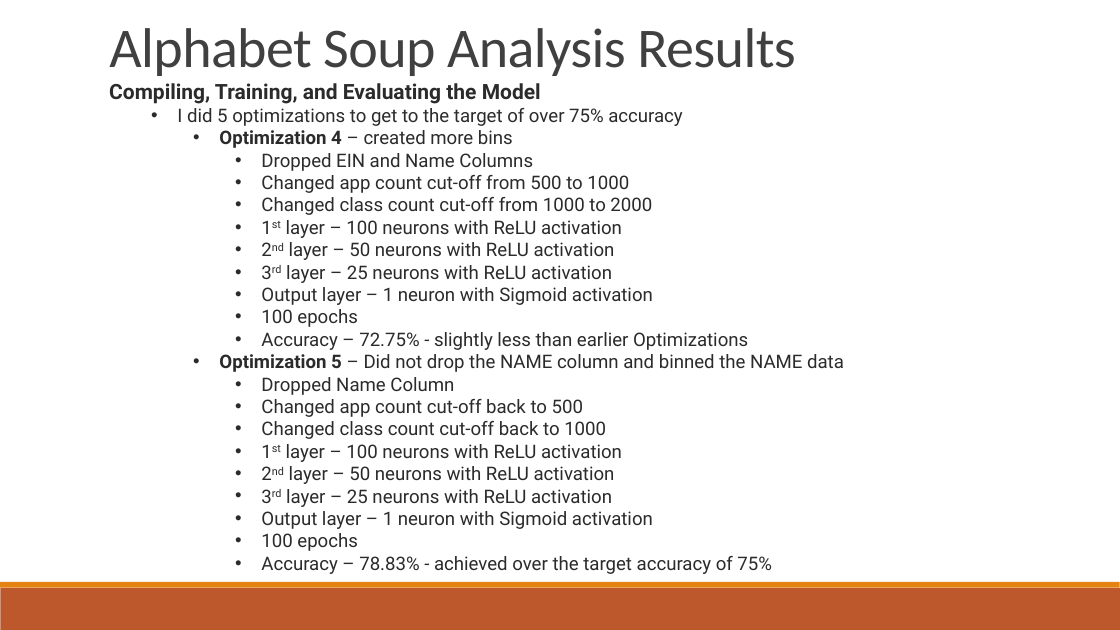
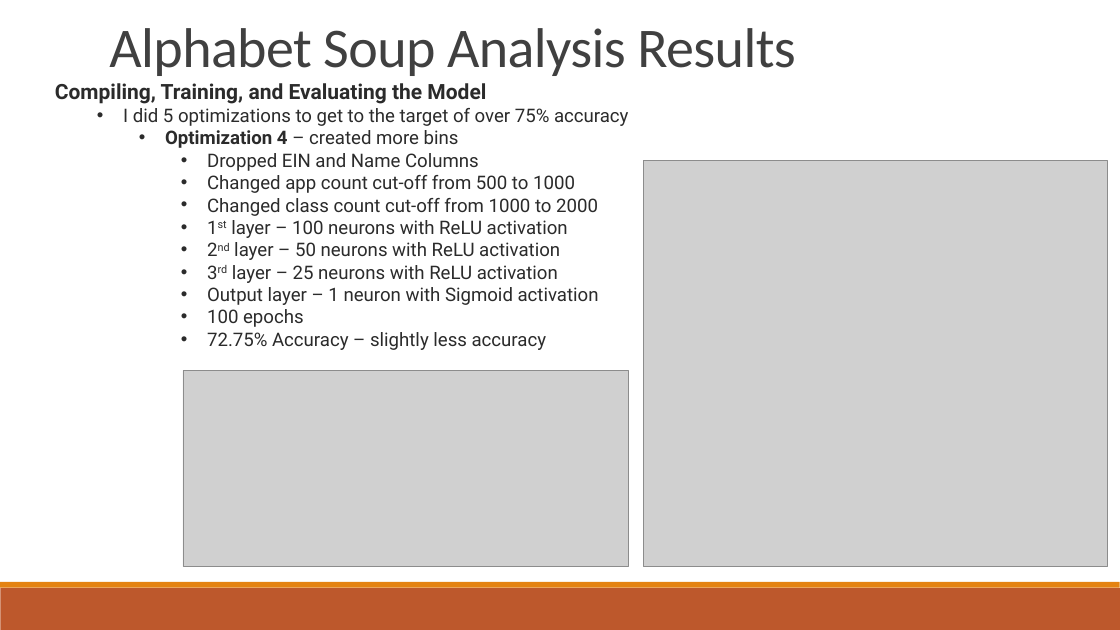
Before and after one commit to RaeAnnG/deep-learning-challenge, a slide deck: slide 8 of Alphabet Soup Analysis.pptx (slide 6 before the commit). Drawn at 1120x630 pixels with LibreOffice and Linux fonts; fonts in the diff are those of the drawing; grey boxes stand for pictures. Boxes give left, top, right and bottom in pixels: in the first picture for what was removed or moved away, otherwise in the second. Text is boxed around its words. In the diff, an @@ line names an element or a change of style, - is before the commit and + after.

Commit message:
Add files via upload
Updated Analysis Files 3.11.24

```diff
--- a/Alphabet Soup Analysis.pptx
+++ b/Alphabet Soup Analysis.pptx
@@ text "Compiling, Training, and Evaluating the ...": place and size @@
-text "Compiling, Training, and Evaluating the ..." at [109, 83, 844, 574]
+text "Compiling, Training, and Evaluating the ..." at [55, 83, 628, 350]
@@ picture added at [644, 161, 1107, 567] @@
@@ text at [207, 332, 546, 350]: text changed @@
-      • Accuracy – 72.75% - slightly less than earlier Optimizations
-    • Optimization 5 – Did not drop the NAME column and binned the NAME data
-      • Dropped Name Column
-      • Changed app count cut-off back to 500
-      • Changed class count cut-off back to 1000
-      • 1st layer – 100 neurons with ReLU activation
-      • 2nd layer – 50 neurons with ReLU activation
-      • 3rd layer – 25 neurons with ReLU activation
-      • Output layer – 1 neuron with Sigmoid activation
-      • 100 epochs
-      • Accuracy – 78.83% - achieved over the target accuracy of 75%
+      • 72.75% Accuracy – slightly less accuracy
@@ picture added at [183, 371, 628, 566] @@
```
Also in this commit, not shown: 4 other slides changed, 3 slides added, 1 other file.
